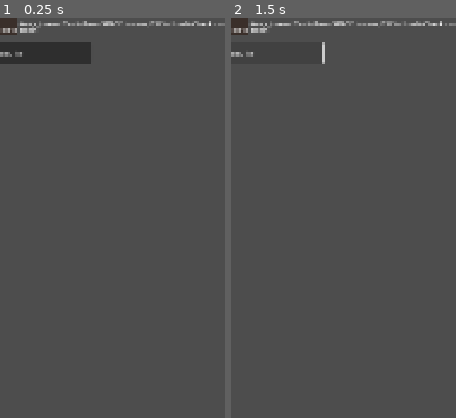
Above: before the commit, frames 1-2 (left to right).
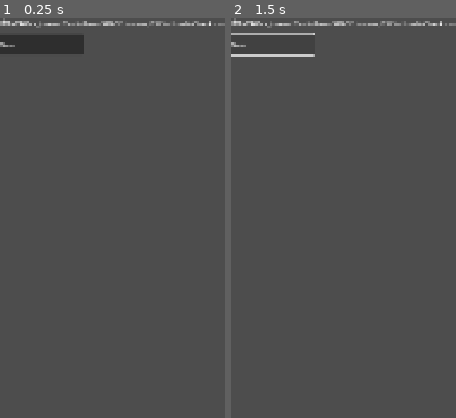
Above: after the commit, the same moments.

Repository: odhranhardy/detectivesjournal
Game: Godot game, scene res://scenes/main.tscn
Same seed, same stepped clock (60 frames per second), same inputs: the game is played once before the commit and once after it.
Inputs (mouse positions are % of the whole screen's width and height, from its top left):
- Up to frame 1 (0.25 s): no input
- Up to frame 2 (1.5 s): click (2, 4) at 0.5 s, where only the run before the commit has a clickable "Roll Dice"; click (2, 4) at 1.25 s, where only the run before the commit has a clickable "Roll Dice"
The pictures show only the part of the screen within x 0-50%, y 0-50%; the shares and areas given below are measured in that part.

The runs differ from the first frame. In frame 1, 2.2% of the frame differs, in the area x 0-41%, y 0-12%; in frame 2, 1.0%.

Commit message:
refactor: update DiceRoll node layout to fill parent container

Diff:
--- a/scenes/main.tscn
+++ b/scenes/main.tscn
@@ -12,9 +12,11 @@
 
 [node name="DiceRoll" type="Control" parent="."]
 layout_mode = 3
-anchors_preset = 0
-offset_right = 40.0
-offset_bottom = 40.0
+anchors_preset = 15
+anchor_right = 1.0
+anchor_bottom = 1.0
+grow_horizontal = 2
+grow_vertical = 2
 
 [node name="ColorRect" type="ColorRect" parent="DiceRoll"]
 layout_mode = 1
